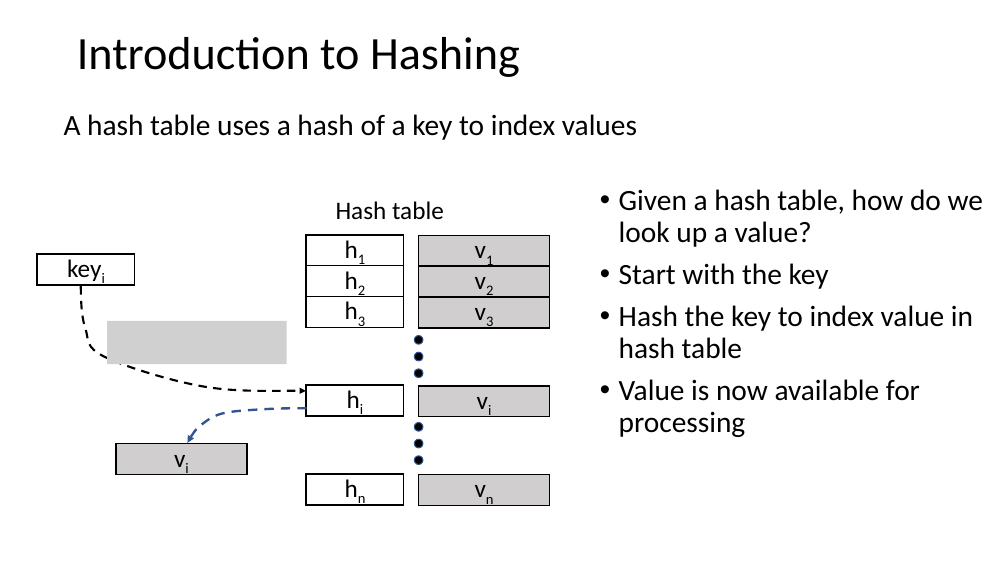
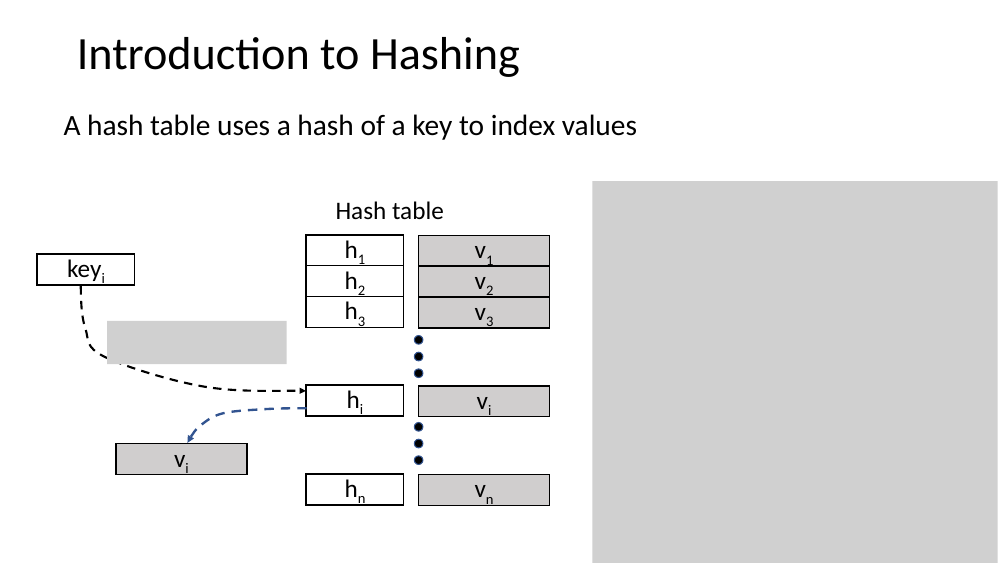
Before and after one commit to StephenElston/CSCI-E-108, a slide deck: slide 18 of slides/1_Introduction.pptx (slide 16 before the commit). Drawn at 1008x567 pixels with LibreOffice and Linux fonts; fonts in the diff are those of the drawing; grey boxes stand for pictures. Boxes give left, top, right and bottom in pixels: in the first picture for what was removed or moved away, otherwise in the second. Text is boxed around its words. In the diff, an @@ line names an element or a change of style, - is before the commit and + after.

```diff
--- a/slides/1_Introduction.pptx
+++ b/slides/1_Introduction.pptx
@@ picture added at box(592, 181, 997, 563) @@
@@ text removed at box(619, 189, 983, 437) @@
-• Given a hash table, how do we look up a value?
-• Start with the key
-• Hash the key to index value in hash table
-• Value is now available for processing
```
Also in this commit, not shown: 2 other slides changed, 3 slides added.
